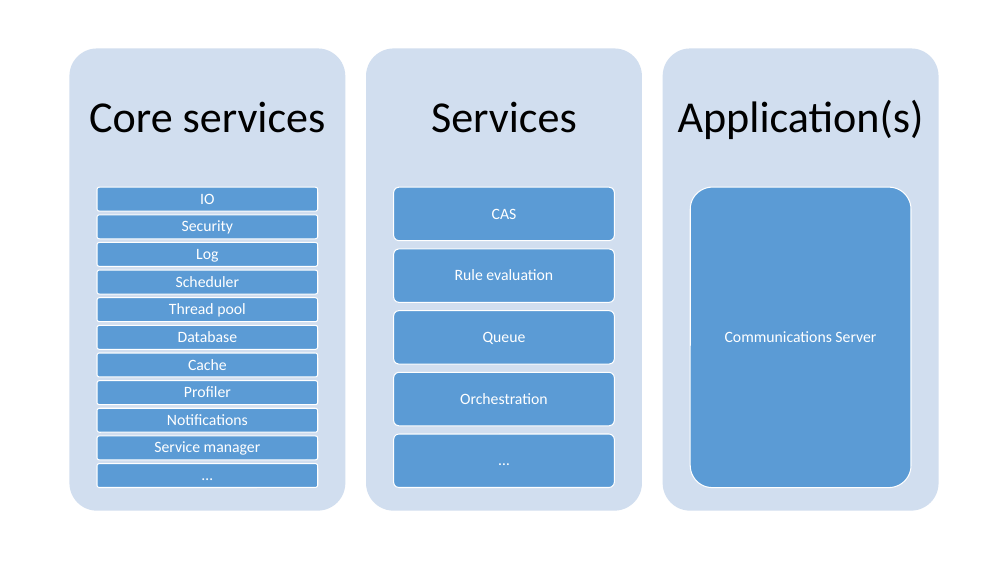
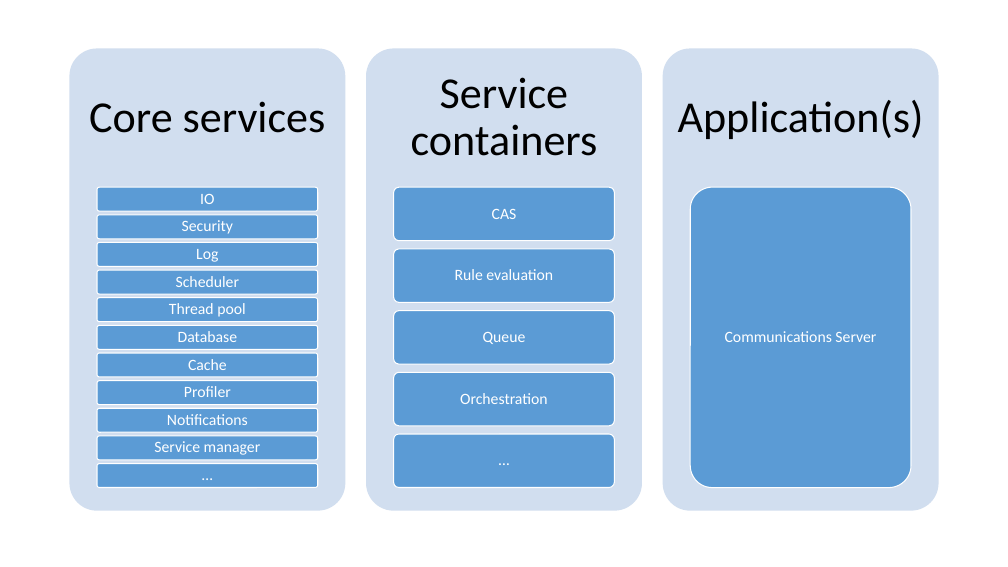
Before and after one commit to opentext/SCF, a slide deck: slide 2 of docs/SCF_instance.pptx. Drawn at 1008x567 pixels with LibreOffice and Linux fonts; fonts in the diff are those of the drawing. Boxes give left, top, right and bottom in pixels: in the first picture for what was removed or moved away, otherwise in the second. Text is boxed around its words. In the diff, an @@ line names an element or a change of style, - is before the commit and + after.

```diff
--- a/docs/SCF_instance.pptx
+++ b/docs/SCF_instance.pptx
@@ text at (411,77,598,156): text changed @@
-Services
+Service containers
```
Also in this commit, not shown: 2 other files.
